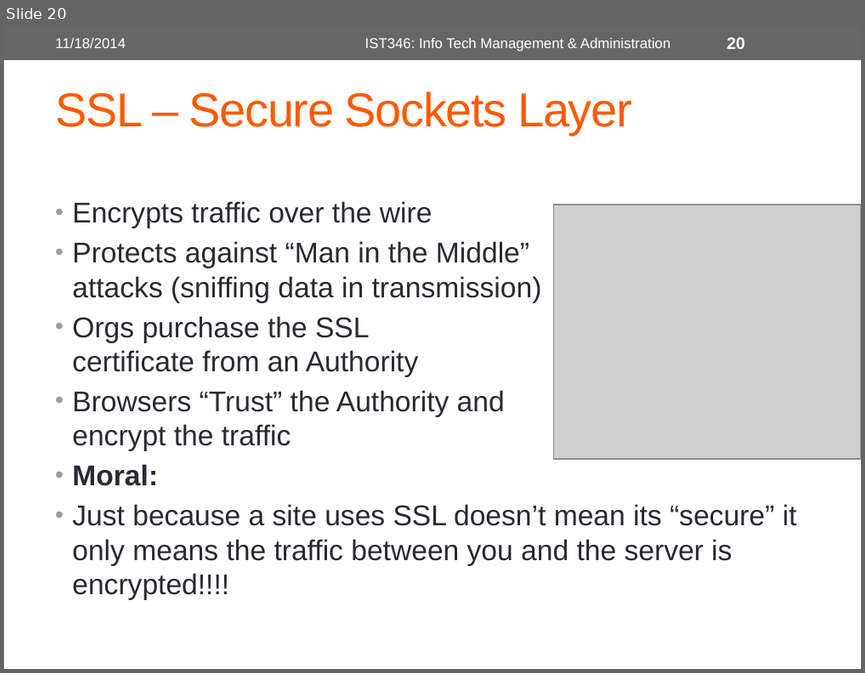
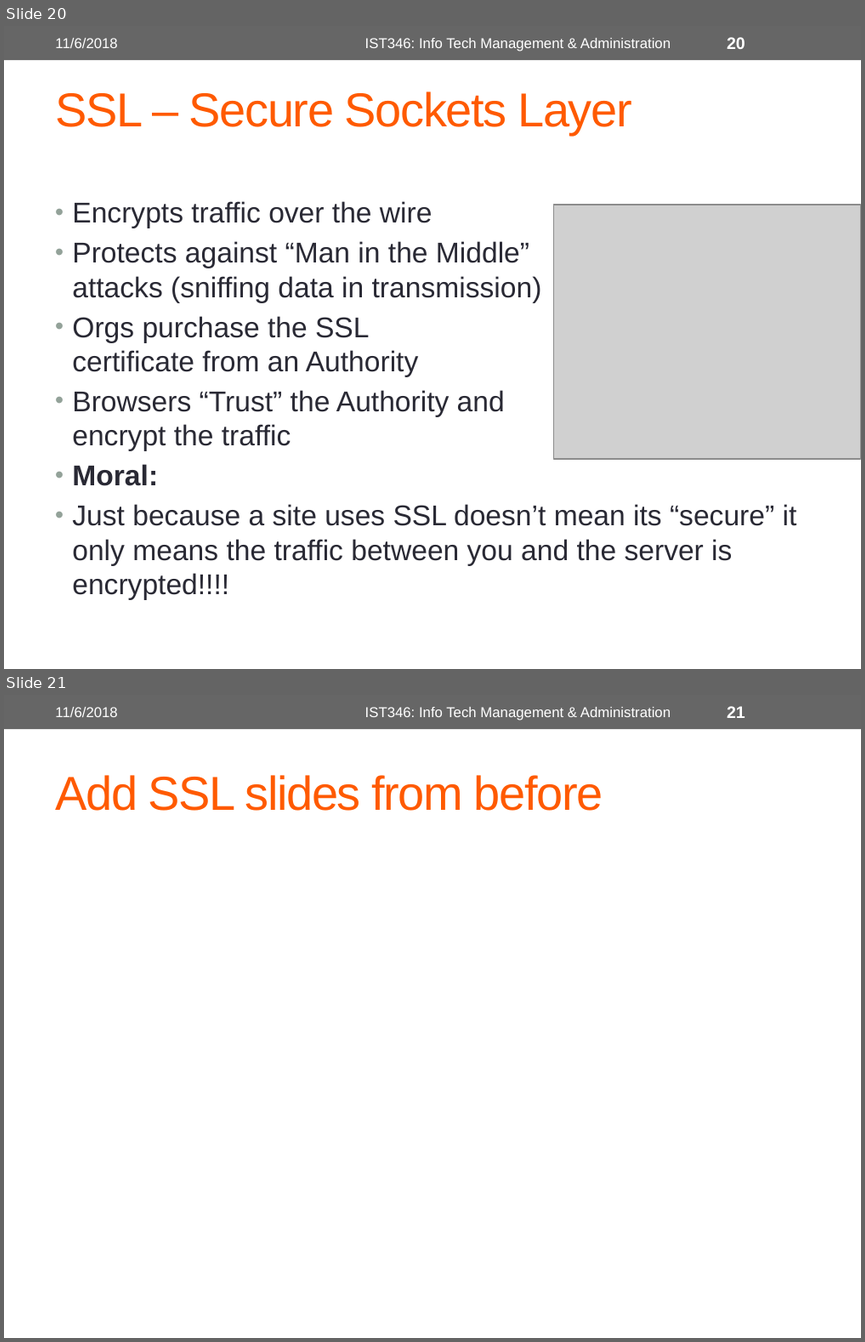
Before and after one commit to orstewar/ist346-content, a slide deck: content/22-lecture-web-services.pptx. Shown one above the other, each under a label of ours: slide 20 before the commit, slides 20 and 21 after it. The pictures are 865x673 and 865x1342 pixels, drawn with LibreOffice and Linux fonts; fonts in the diff are those of the drawing; grey boxes stand for pictures. Boxes give left, top, right and bottom in pixels: in the first picture for what was removed or moved away, otherwise in the second. Text is boxed around its words. In the diff, an @@ line names an element or a change of style, - is before the commit and + after.

```diff
--- a/content/22-lecture-web-services.pptx
+++ b/content/22-lecture-web-services.pptx
@@ slide 21 added at bbox=[4, 695, 861, 1338], background #FFFFFF; not listed: 1 template element that a slide beside it also shows @@
@@ text added at bbox=[55, 707, 117, 717], 12 pt, text #FFFFFF @@
+11/6/2018
@@ text added at bbox=[365, 707, 670, 721], 12 pt, text #FFFFFF @@
+IST346: Info Tech Management & Administration
@@ page number added at bbox=[726, 706, 745, 718], 14 pt, text #FFFFFF, bold @@
+21
@@ title added at bbox=[55, 775, 603, 811], 40 pt, text #FF5A00 @@
+Add SSL slides from before
@@ slide 20 changed as well @@
@@ text at bbox=[55, 38, 117, 48]: text changed @@
-11/18/2014
+11/6/2018
```
Also in this commit, not shown: 22 other slides changed, 1 other slide added, 1 slide removed, 1 other file.
